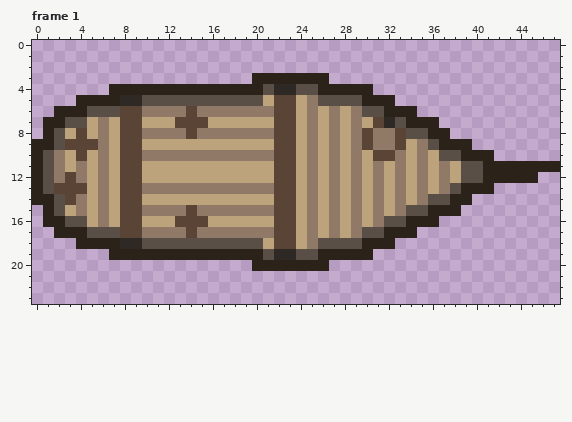
A pixel-art file gets an edit: assets/raw/sprites/ships/pirate.ase. The picture above was drawn from the file before the commit.
48x24 pixels, 13 frames. Shown: frame 1.
After the commit:
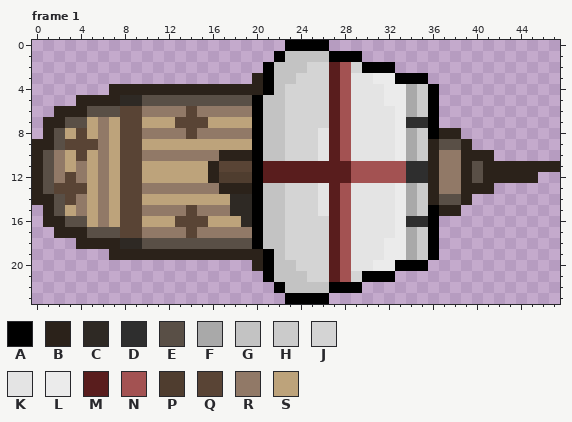
Palette (. is transparent): A #000000  B #2b221a  C #2e2924  D #2e2e2e  E #594f46  F #a9a9a9  G #c3c3c3  H #cbcbcb  J #d4d4d4  K #e4e4e4  L #ebebeb  M #591d1d  N #a35252  P #4f3d2f  Q #594435  R #917967  S #bda37b
From old to new:
layer "Layer 4" added
--- frame 1, layer "Layer 4"
@@ x 14..41 @@
- 0 ............................
- 1 ............................
- 2 ............................
- 3 ......BBBBBBB...............
- 4 BBBBBBBECCEEBBBBB...........
- 5 EEEEEEESQQSREEEEBBB.........
- 6 QRRRRRRRQQSRSRSREEBBB.......
- 7 QQSSSSSSQQSRSRSRSQCEBBB.....
- 8 QRRRRRRRQQSRSRSRQRRQEEBB....
- 9 SSSSSSSSQQSRSRSRQRRQSREBBB..
-10 RRRRRRRRQQSRSRSRSQQRSRSEEBBB
-11 SSSSSSSSQQSRSRSRSRSRSRSRSEEB
-12 SSSSSSSSQQSRSRSRSRSRSRSRSEEB
-13 RRRRRRRRQQSRSRSRSRSRSRSREBBB
-14 SSSSSSSSQQSRSRSRSRSRSREEBB..
-15 QRRRRRRRQQSRSRSRSRSREEBBB...
-16 QQSSSSSSQQSRSRSRSREEBBB.....
-17 QRRRRRRRQQSRSRSREEBBB.......
-18 EEEEEEESQQSREEEEBBB.........
-19 BBBBBBBECCEEBBBBB...........
-20 ......BBBBBBB...............
-21 ............................
-22 ............................
-23 ............................
+ 0 .........AAAA...............
+ 1 ........AGGGGAAA............
+ 2 .......AGGGJJMNJAAA.........
+ 3 ......BAGGJJJMNKKLLAAA......
+ 4 BBBBBBBAGJJJJMNKKKLLFHA.....
+ 5 EEEEEEAGGJJJJMNKKKLLFHA.....
+ 6 QRRRRRAGGJJJJMNKKKKLFHA.....
+ 7 QQSSSSAGGJJJJMNKKKKLDDA.....
+ 8 QRRRRRAGGJJJKMNKKKKLFHABB...
+ 9 SSSSSSAGGJJJKMNKKKKLFHBEEB..
+10 RRRBBBAGGJJJKMNKKKKLFHBRRBBB
+11 SSBQQQAMMMMMMMMNNNNNDDBRRBEB
+12 SSBPPPAMMMMMMMMNNNNNDDBRRBEB
+13 RRRBBBAGGJJJKMNKKKKLFHBRRBBB
+14 SSSSCCAGGJJJKMNKKKKLFHBEEB..
+15 QRRRCCAGGJJJKMNKKKKLFHABB...
+16 QQSSSCAGGJJJJMNKKKKLDDA.....
+17 QRRRRRAGGJJJJMNKKKKLFHA.....
+18 EEEEEEAGGJJJJMNKKKLLFHA.....
+19 BBBBBBBAGJJJJMNKKKLLFHA.....
+20 ......BAGGJJJMNKKLLAAA......
+21 .......AGGGJJMNJAAA.........
+22 ........AGGGGAAA............
+23 .........AAAA...............
Boxes around the changes in both pictures, in picture pixels (x1, y1, x2, y2):
changed: (208, 40, 472, 304)
